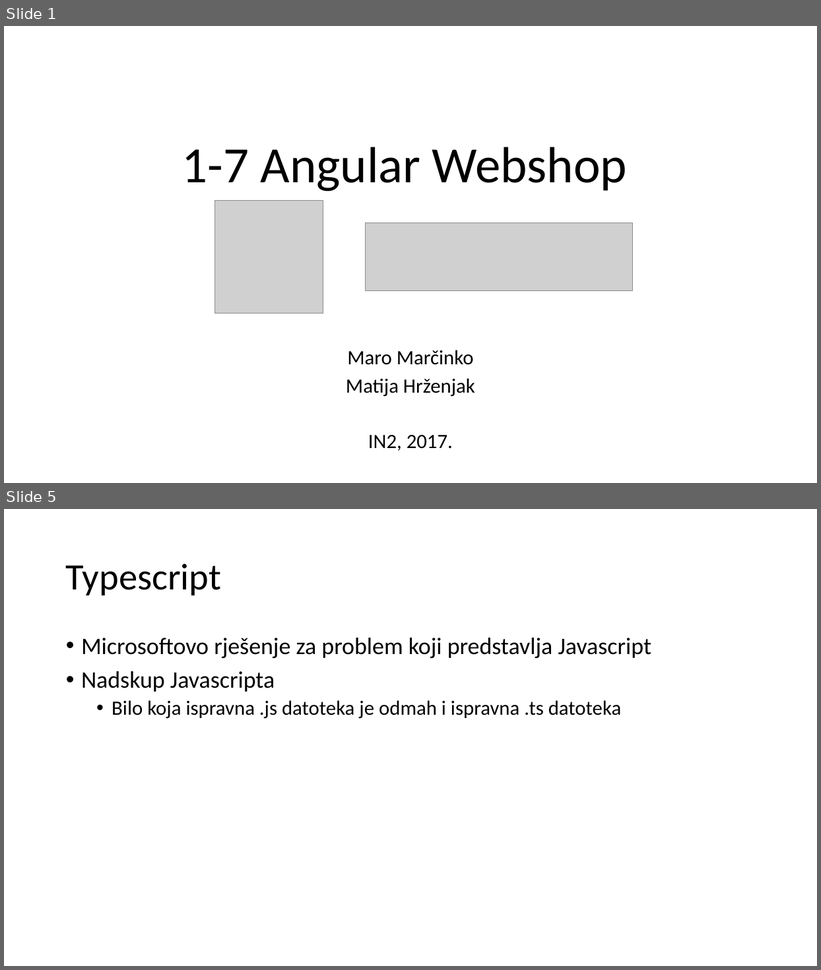
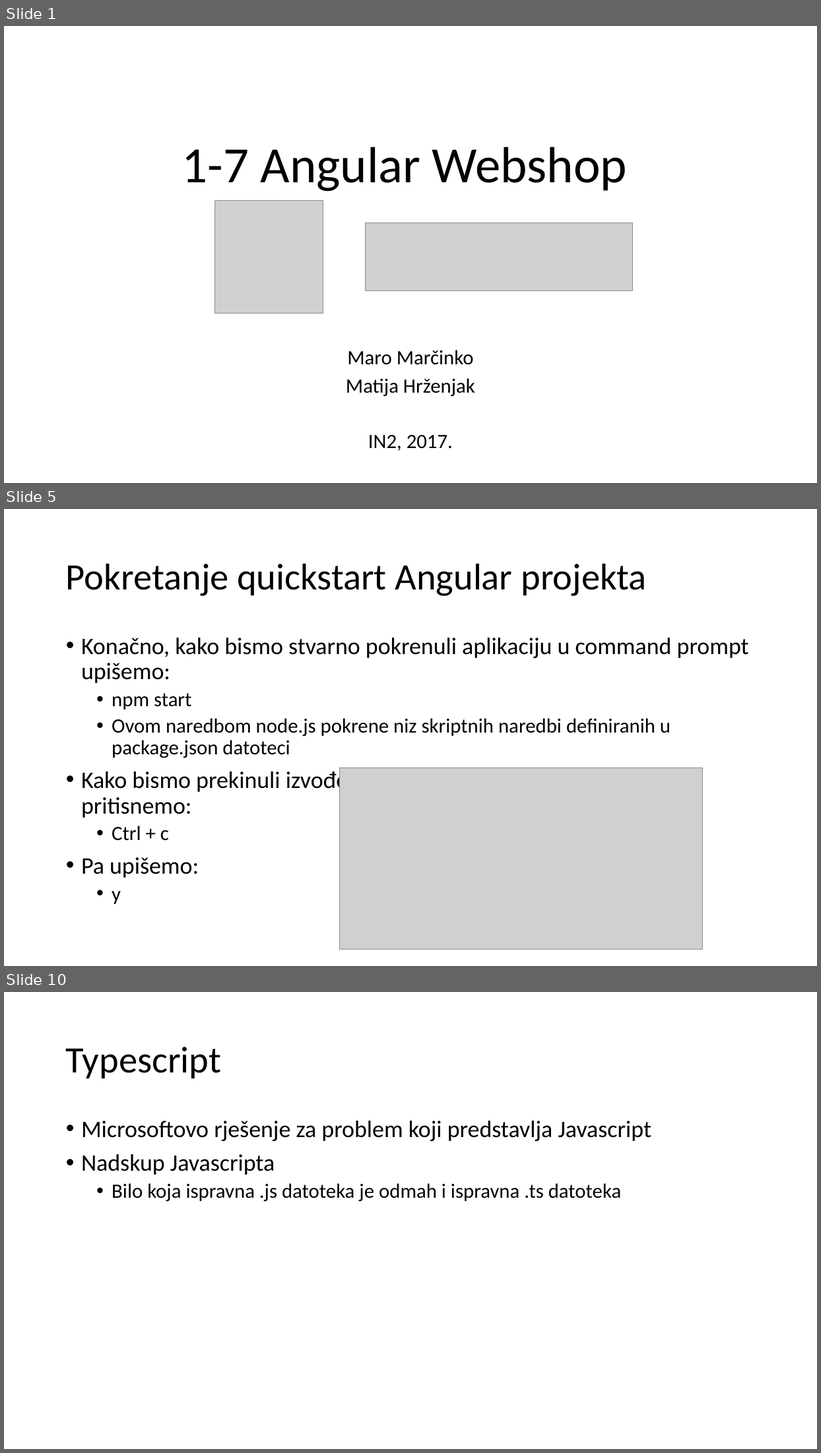
Before and after one commit to mmssniper/angular-workshop, a slide deck: prezentacije/1-7 Angular webshop.pptx. Shown one above the other, each under a label of ours: slides 1 and 5 before the commit, slides 1, 5 and 10 after it; the slides between them are not shown. The pictures are 821x970 and 821x1453 pixels, drawn with LibreOffice and Linux fonts; fonts in the diff are those of the drawing; grey boxes stand for pictures. Boxes give left, top, right and bottom in pixels: in the first picture for what was removed or moved away, otherwise in the second. Text is boxed around its words. In the diff, an @@ line names an element or a change of style, - is before the commit and + after.

Commit message:
Dorađena angular webshop prezentacija

```diff
--- a/prezentacije/1-7 Angular webshop.pptx
+++ b/prezentacije/1-7 Angular webshop.pptx
@@ slide 5 added at (4,509,817,966), background #FFFFFF @@
@@ title added at (66,563,646,596), 44 pt, text #000000 @@
+Pokretanje quickstart Angular projekta
@@ text added at (81,638,749,904), 28 pt, text #000000 @@
+• Konačno, kako bismo stvarno pokrenuli aplikaciju u command prompt upišemo:
+  • npm start
+  • Ovom naredbom node.js pokrene niz skriptnih naredbi definiranih u package.json datoteci
+• Kako bismo prekinuli izvođenje aplikacije u command promptu pritisnemo:
+  • Ctrl + c
+• Pa upišemo:
+  • y
@@ picture added at (339,768,702,950) @@
@@ what was slide 5 is now slide 10 @@
```
Also in this commit, not shown: 3 slides changed, 4 other slides added.
